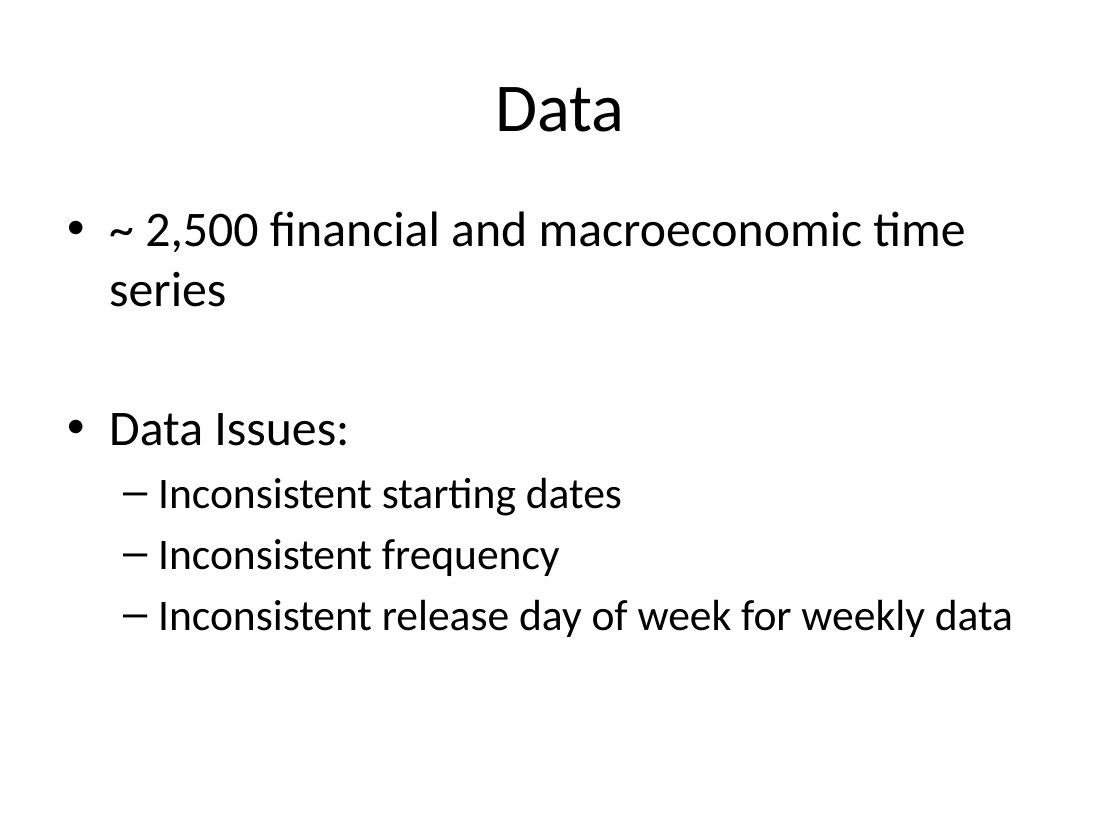
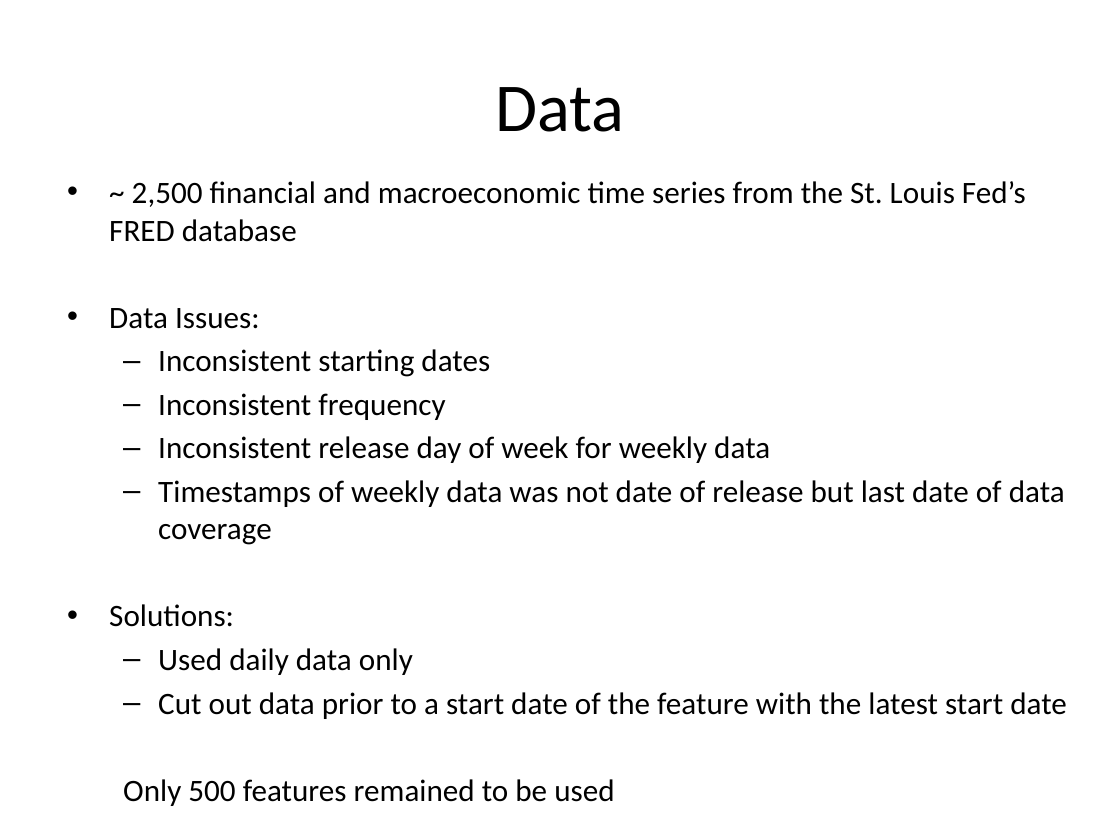
Before and after one commit to wilkung/Predicting_Markets_with_Neural_Nets, a slide deck: slide 4 of Kojack_Presentation.pptx (slide 3 before the commit). Drawn at 1120x840 pixels with LibreOffice and Linux fonts; fonts in the diff are those of the drawing. Boxes give left, top, right and bottom in pixels: in the first picture for what was removed or moved away, otherwise in the second. Text is boxed around its words. In the diff, an @@ line names an element or a change of style, - is before the commit and + after.

```diff
--- a/Kojack_Presentation.pptx
+++ b/Kojack_Presentation.pptx
@@ text "~ 2,500 financial and macroeconomic ...": place and size @@
-text "~ 2,500 financial and macroeconomic ..." at box(109, 211, 1013, 637)
+text "~ 2,500 financial and macroeconomic ..." at box(109, 181, 1067, 719)
@@ text at box(109, 181, 1026, 242): text changed; size 32 to 20 pt @@
-• ~ 2,500 financial and macroeconomic time series
+• ~ 2,500 financial and macroeconomic time series from the St. Louis Fed’s FRED database
@@ text at box(109, 308, 770, 463): size 32 to 20 pt in "Data Issues:"; size 28 to 20 pt in "Inconsistent starting dates", "Inconsistent frequency", "Inconsistent release day of week for weekly ..."; less space between paragraphs @@
@@ text at box(109, 480, 1067, 719): paragraphs added @@
+  – Timestamps of weekly data was not date of release but last date of data coverage
+• Solutions:
+  – Used daily data only
+  – Cut out data prior to a start date of the feature with the latest start date
+  Only 500 features remained to be used
```
Also in this commit, not shown: 4 other slides changed, 3 slides added, 1 slide removed, 2 other files.
